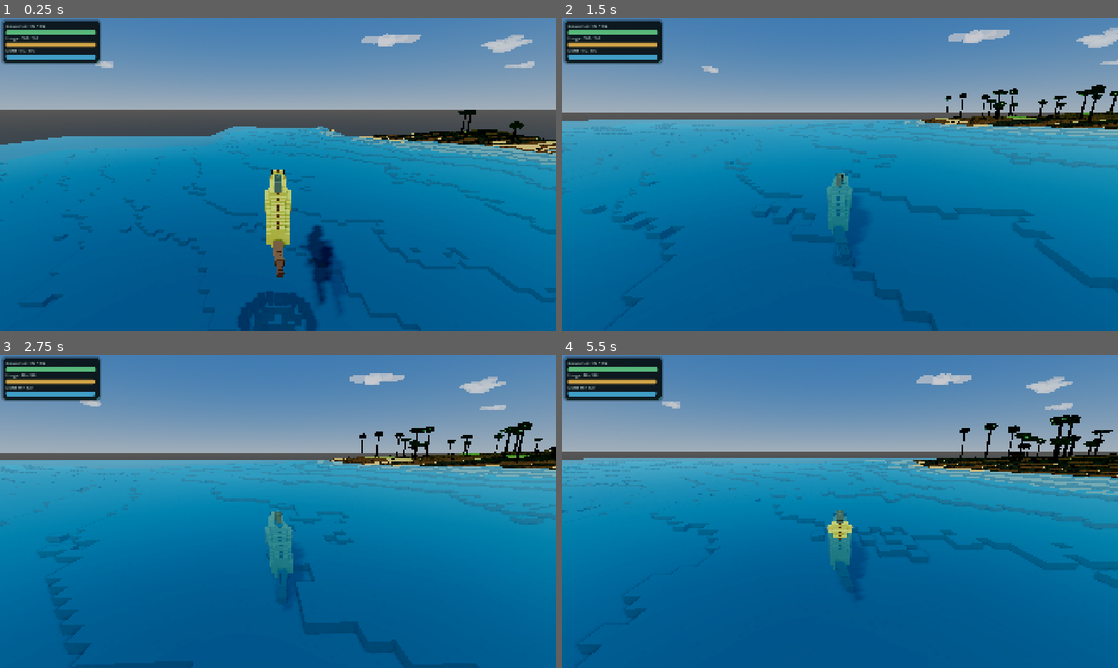
Above: before the commit, frames 1-4 (two rows, left to right).
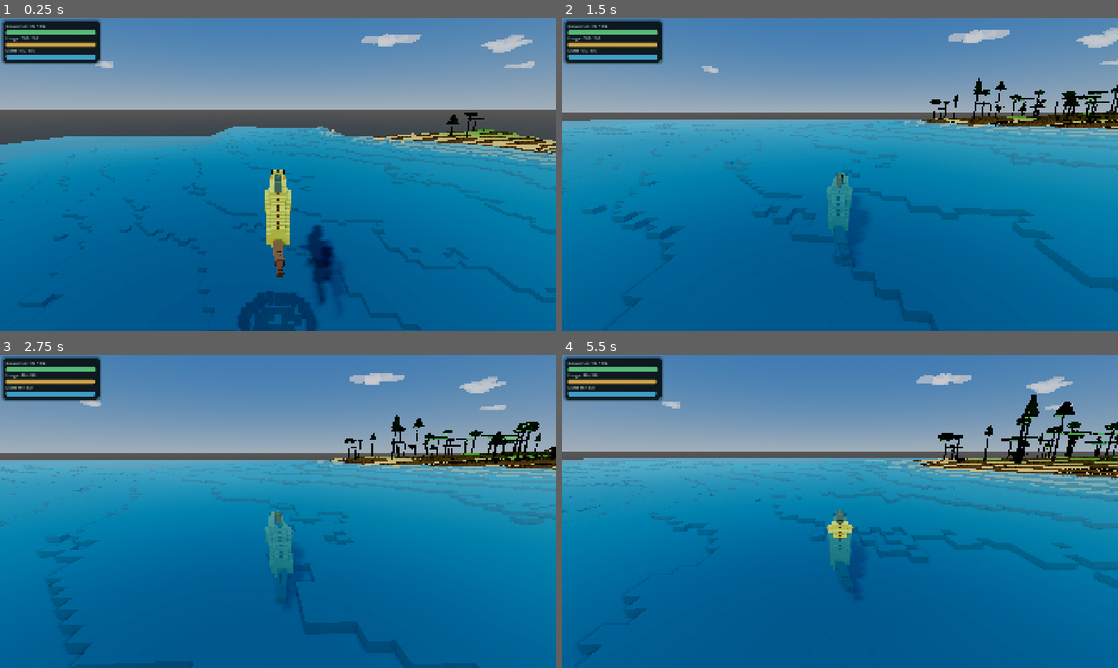
Above: after the commit, the same moments.

Repository: MajorDragonfly/voxelverse
Game: Godot game, scene res://main/main.tscn
Two runs of this game, one before a commit and one after it. Both use one fixed random seed, a clock stepped at 60 frames per second and the inputs below.
Inputs (mouse positions are in pixels of both pictures, inside the frame that each line leads up to):
- Up to frame 1 (0.25 s): no input
- Up to frame 2 (1.5 s): tap Enter at 0.5 s; move the mouse to (867, 174) at 0.52 s; hold W (move_forward) from 0.53 s (still down); click (867, 174) at 0.6 s; tap Space (jump) at 0.77 s; move the mouse to (812, 174) at 1.27 s; tap L at 1.35 s
- Up to frame 3 (2.75 s): keep holding W (move_forward); tap Space (jump) at 1.52 s; move the mouse to (289, 505) at 2.02 s; tap R at 2.1 s
- Up to frame 4 (5.5 s): keep holding W (move_forward); move the mouse to (834, 517) at 2.77 s; tap Tab at 2.85 s; click (834, 517) at 2.92 s; tap Space (jump) at 3.02, 3.77, 4.52 s; move the mouse to (878, 514) at 3.52 s; tap Delete at 3.6 s; move the mouse to (795, 508) at 4.27 s; tap Q at 4.35 s; move the mouse to (845, 511) at 5.02 s; tap E at 5.1 s; click (845, 511) at 5.17 s

The runs differ from the first frame. In frame 1, 0.8% of the frame differs, in the area x 8-100%, y 29-44%; in frame 2, 1.5%; in frame 3, 1.5%; in frame 4, 2.5%, in the area x 52-100%, y 12-56%.

Commit message:
Wire V6 micro terrain ecosystem and chunk LOD tiers

Diff:
--- a/world/visuals/terrain/terrain_chunk.tscn
+++ b/world/visuals/terrain/terrain_chunk.tscn
@@ -2,8 +2,9 @@
 
 [ext_resource type="Script" path="res://world/resources/terrain/terrain_chunk_v4.gd" id="1_terrain"]
 [ext_resource type="Script" uid="uid://cyk0jajpwlxdp" path="res://world/visuals/terrain/terrain_chunk_visuals.gd" id="2_visuals"]
-[ext_resource type="Script" path="res://world/visuals/scenery/procedural_ecosystem_v4.gd" id="3_ecosystem"]
-[ext_resource type="Script" path="res://world/visuals/terrain/micro_voxel_surface_v5.gd" id="4_micro_surface"]
+[ext_resource type="Script" path="res://world/visuals/scenery/procedural_ecosystem_v6.gd" id="3_ecosystem"]
+[ext_resource type="Script" path="res://world/visuals/terrain/micro_voxel_surface_v6.gd" id="4_micro_surface"]
+[ext_resource type="Script" path="res://world/streaming/chunk_lod_controller_v6.gd" id="5_lod"]
 
 [node name="TerrainChunk" type="StaticBody3D" unique_id=1870033249]
 script = ExtResource("1_terrain")
@@ -22,28 +23,37 @@
 enable_terrain_shader = true
 enable_water_shader = true
 terrain_palette_steps = 8
-top_texture_scale = 0.75
-side_texture_scale = 0.70
-texture_darkness = 0.42
-texture_brightness = 1.06
-water_subdivisions = 16
-wave_height = 0.06
-wave_speed = 0.44
-secondary_wave_height = 0.02
-secondary_wave_speed = 0.78
-water_roughness = 0.24
+top_texture_scale = 0.88
+side_texture_scale = 0.82
+texture_darkness = 0.84
+texture_brightness = 1.07
+water_subdivisions = 24
+wave_height = 0.045
+wave_speed = 0.40
+secondary_wave_height = 0.016
+secondary_wave_speed = 0.72
+water_roughness = 0.16
 
-[node name="ProceduralEcosystemV4" type="Node3D" parent="."]
+[node name="ProceduralEcosystemV6" type="Node3D" parent="."]
 script = ExtResource("3_ecosystem")
-tree_attempts = 26
-rock_attempts = 12
-ground_attempts = 44
-tree_visibility_distance = 150.0
-detail_visibility_distance = 82.0
+tree_attempts = 34
+rock_attempts = 14
+ground_attempts = 34
+tree_visibility_distance = 142.0
+detail_visibility_distance = 78.0
+forest_density_multiplier = 1.45
+cliff_attempts = 10
+plant_field_attempts = 46
 
-[node name="MicroVoxelSurfaceV5" type="Node3D" parent="."]
+[node name="MicroVoxelSurfaceV6" type="Node3D" parent="."]
 script = ExtResource("4_micro_surface")
-build_distance = 52.0
-release_distance = 72.0
-instances_per_frame = 256
-surface_lift = 0.012
+build_distance = 44.0
+release_distance = 62.0
+instances_per_frame = 384
+surface_lift = 0.018
+
+[node name="ChunkLODControllerV6" type="Node" parent="."]
+script = ExtResource("5_lod")
+near_distance = 42.0
+mid_distance = 74.0
+update_interval = 0.4
